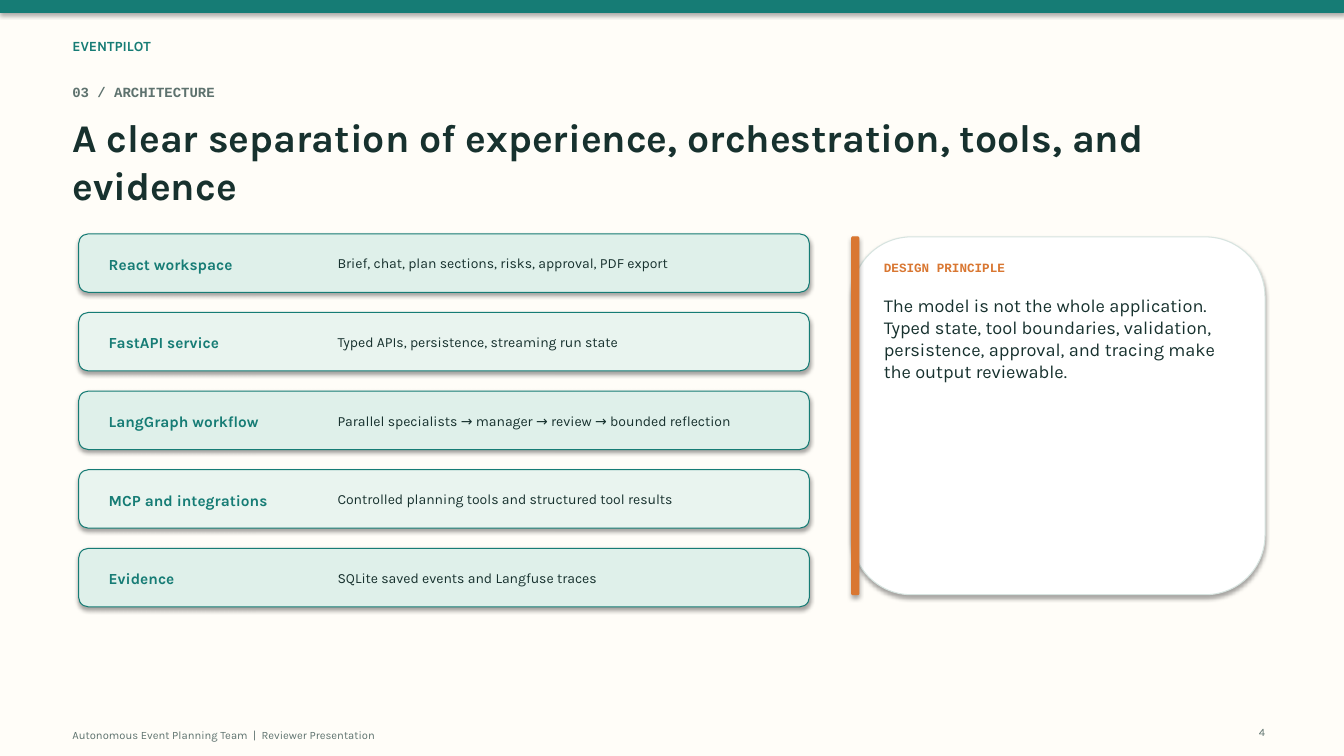
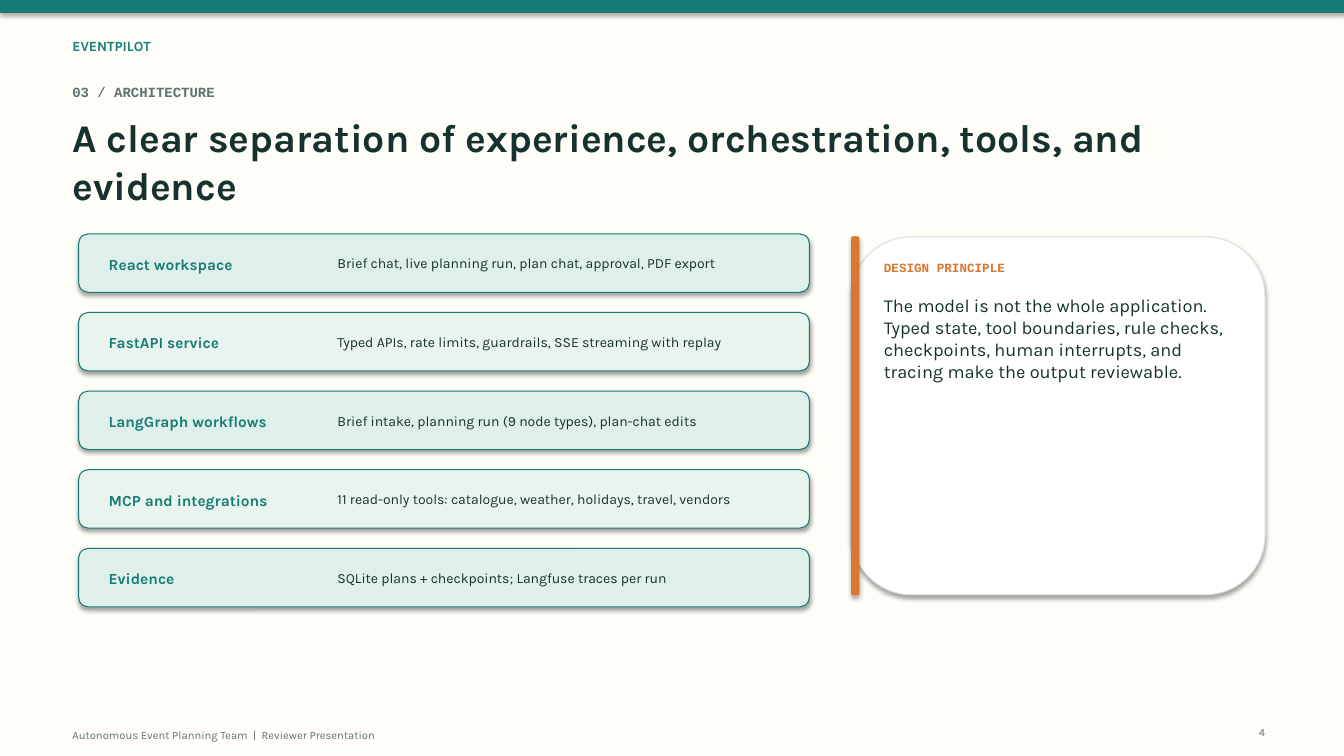
Before and after one commit to SubashNadar/event-pilot, a slide deck: slide 4 of docs/EventPilot_Reviewer_Presentation.pptx. Drawn at 1344x756 pixels with LibreOffice and Linux fonts; fonts in the diff are those of the drawing. Boxes give left, top, right and bottom in pixels: in the first picture for what was removed or moved away, otherwise in the second. Text is boxed around its words. In the diff, an @@ line names an element or a change of style, - is before the commit and + after.

```diff
--- a/docs/EventPilot_Reviewer_Presentation.pptx
+++ b/docs/EventPilot_Reviewer_Presentation.pptx
@@ text at <box>337,258,715,272</box>: text changed @@
-Brief, chat, plan sections, risks, approval, PDF export
+Brief chat, live planning run, plan chat, approval, PDF export
@@ text at <box>884,299,1223,383</box>: text changed @@
-The model is not the whole application. Typed state, tool boundaries, validation, persistence, approval, and tracing make the output reviewable.
+The model is not the whole application. Typed state, tool boundaries, rule checks, checkpoints, human interrupts, and tracing make the output reviewable.
@@ text at <box>337,337,721,351</box>: text changed @@
-Typed APIs, persistence, streaming run state
+Typed APIs, rate limits, guardrails, SSE streaming with replay
@@ text at <box>109,416,266,431</box>: text changed @@
-LangGraph workflow
+LangGraph workflows
@@ text at <box>337,416,696,430</box>: text changed @@
-Parallel specialists → manager → review → bounded reflection
+Brief intake, planning run (9 node types), plan-chat edits
@@ text at <box>337,494,730,508</box>: text changed @@
-Controlled planning tools and structured tool results
+11 read-only tools: catalogue, weather, holidays, travel, vendors
@@ text at <box>337,573,667,587</box>: text changed @@
-SQLite saved events and Langfuse traces
+SQLite plans + checkpoints; Langfuse traces per run
```
Also in this commit, not shown: 6 other slides changed, 7 slides added, 6 slides removed, 27 other files.
